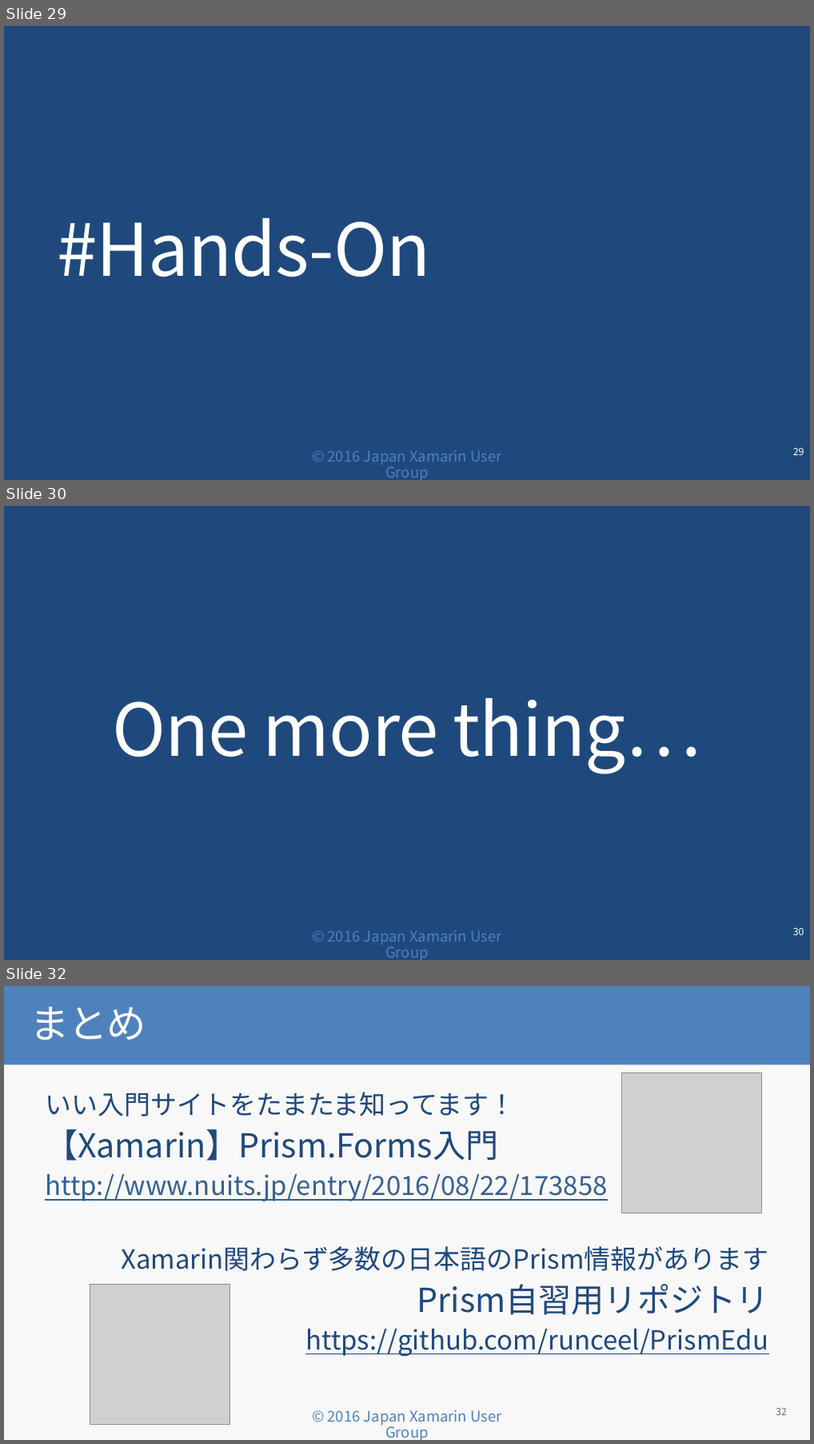
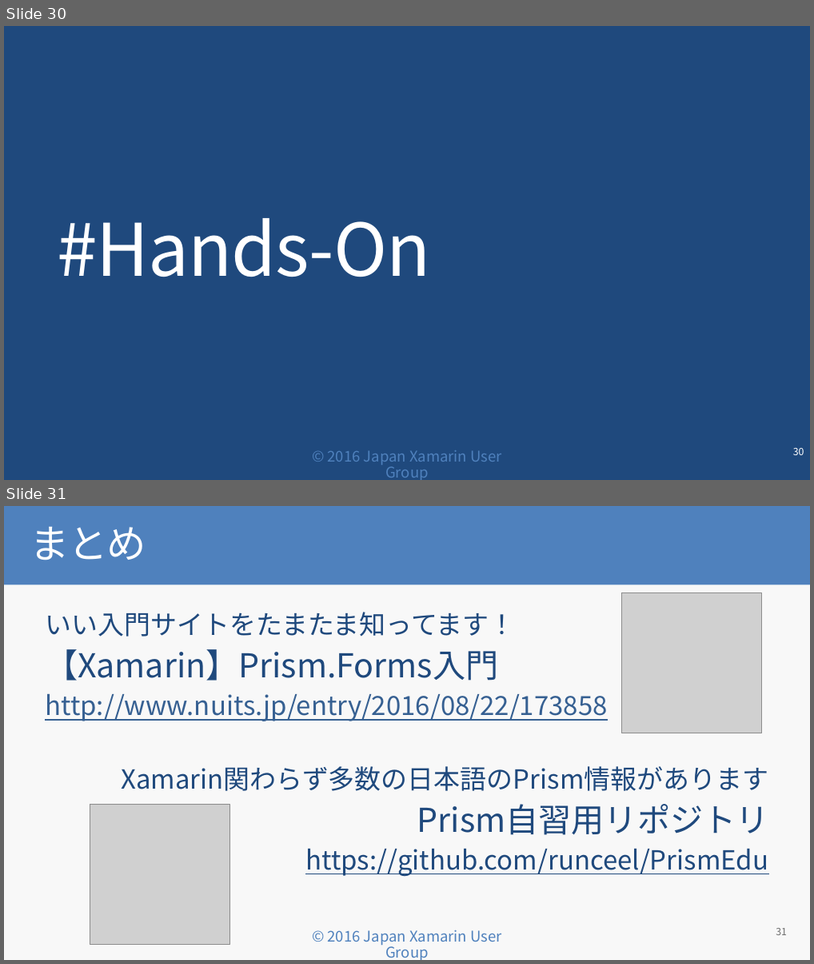
Before and after one commit to jxug/PrismAndMoqHansOn, a slide deck: docs/Why Prism for Xamarin.Forms.pptx. Shown one above the other, each under a label of ours: slides 29, 30 and 32 before the commit, slides 30 and 31 after it; the slides between them are not shown. The pictures are 814x1444 and 814x964 pixels, drawn with LibreOffice and Linux fonts; fonts in the diff are those of the drawing; grey boxes stand for pictures; background and template pictures are left out. Boxes give left, top, right and bottom in pixels: in the first picture for what was removed or moved away, otherwise in the second. Text is boxed around its words. In the diff, an @@ line names an element or a change of style, - is before the commit and + after.

```diff
--- a/docs/Why Prism for Xamarin.Forms.pptx
+++ b/docs/Why Prism for Xamarin.Forms.pptx
@@ slide 30 removed at bbox=[4, 506, 810, 960], background #1F497D; not listed: 1 template element that a slide beside it also shows @@
@@ title removed at bbox=[112, 698, 702, 774] @@
-One more thing…
@@ page number removed at bbox=[794, 928, 805, 935] @@
-30
@@ what was slide 29 is now slide 30 @@
@@ page number at bbox=[794, 448, 805, 455]: text changed @@
-29
+30
@@ what was slide 32 is now slide 31 @@
@@ page number at bbox=[776, 928, 787, 935]: text changed @@
-32
+31
```
Also in this commit, not shown: 3 slides changed, 1 slide added, 1 other slide removed, 1 other file.
